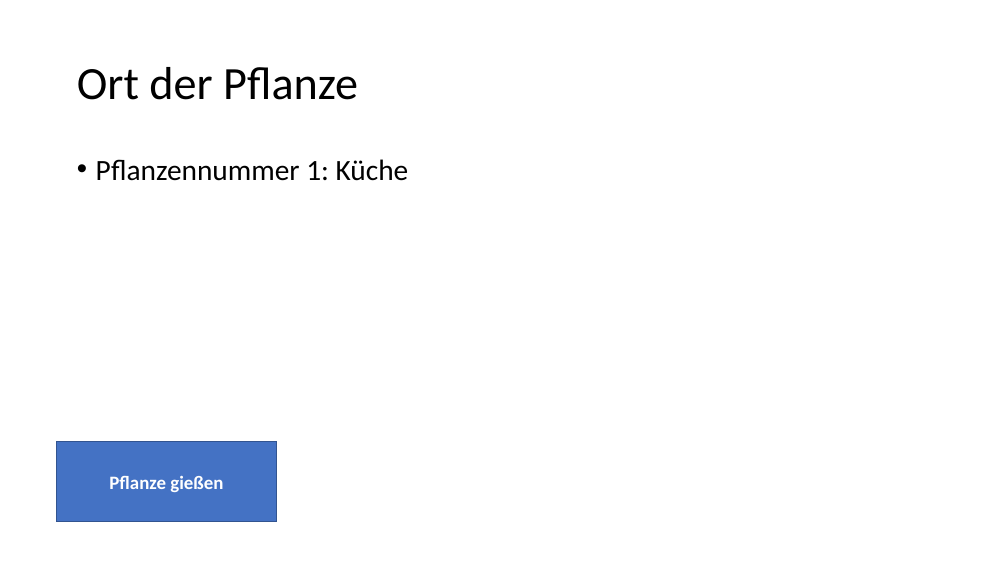
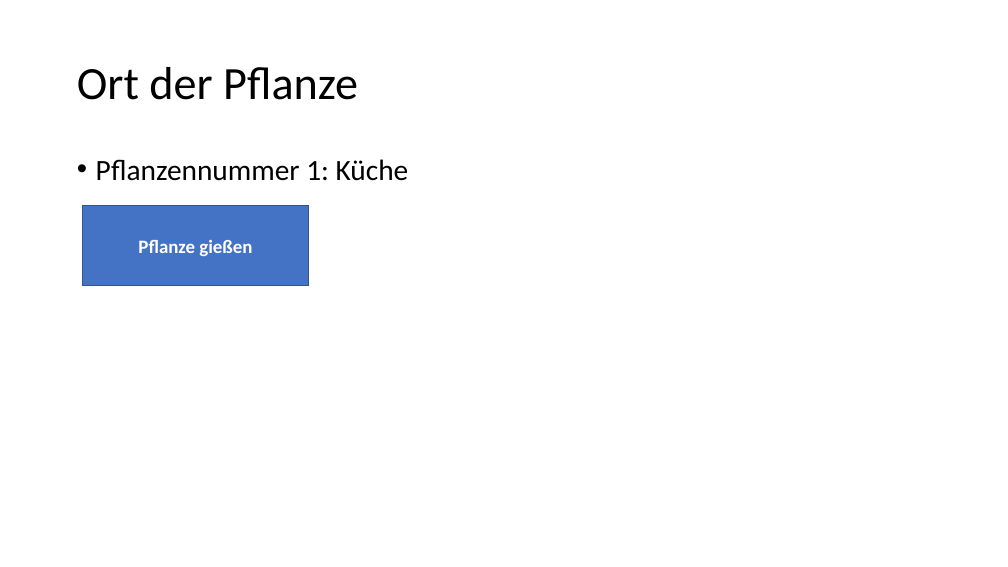
Before and after one commit to Kennjy/Abgaben-MCI, a slide deck: slide 5 of Blatt 6/High_Fidelity.pptx. Drawn at 1008x567 pixels with LibreOffice and Linux fonts; fonts in the diff are those of the drawing. Boxes give left, top, right and bottom in pixels: in the first picture for what was removed or moved away, otherwise in the second. Text is boxed around its words. In the diff, an @@ line names an element or a change of style, - is before the commit and + after.

```diff
--- a/Blatt 6/High_Fidelity.pptx
+++ b/Blatt 6/High_Fidelity.pptx
@@ rectangle "Pflanze gießen": place and size @@
-rectangle "Pflanze gießen" at box(57, 442, 276, 522)
+rectangle "Pflanze gießen" at box(82, 206, 309, 286)
```
Also in this commit, not shown: 9 other slides changed.
